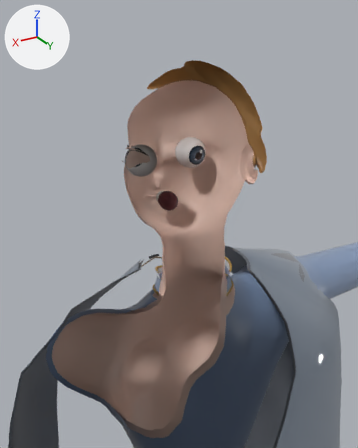
An edit to the Blender file characters/nesta/model/nesta.blend, drawn before and after from the same camera.
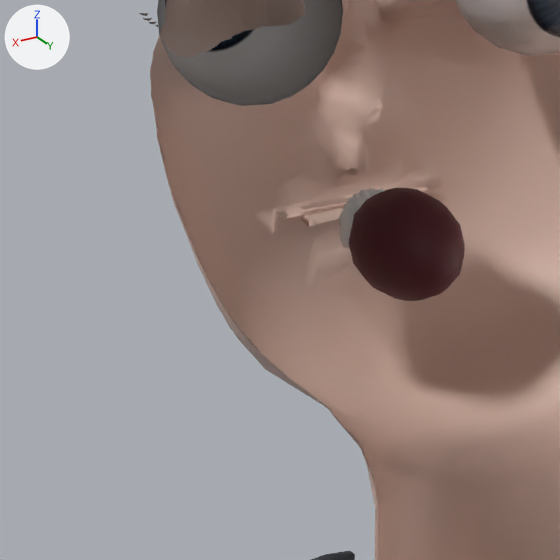
There are two pictures of each version: one from a 50 mm lens placed at (0.317, 0.504, 1.726), pointed at (-0.008, -0.039, 1.455), one close up on the part from 27% to 54% of the width and 35% to 57% of the height. Arrows for +X, +Y and +Z are at upper left; the lights stay in place. The first two pictures are the older version. Everything nearer to the camera than a plane just in front of the edit is cut away.

Before the edit, the objects in view are built like this:
```python
me_body_lod1_001 = bpy.data.meshes.new('Body_LOD1.001')
me_body_lod1_001.from_pydata(...)  # 3322 vertices, 6575 faces; spans x -0.82..0.82, y -0.16..0.11, z 0.0..1.7
me_body_lod1_001.polygons.foreach_set('use_smooth', [True] * 6575)
# faces by material slot: [1076, 580, 1723, 520, 1049, 1627]
me_body_lod1_001.materials.append(mat_torso)  # beige #ebcabc
me_body_lod1_001.materials.append(mat_arms)  # beige #ebcabc
me_body_lod1_001.materials.append(mat_legs)  # beige #ebcabc
me_body_lod1_001.materials.append(mat_feet)  # beige #ebcabc
me_body_lod1_001.materials.append(mat_hands)  # beige #ebcabc
me_body_lod1_001.materials.append(mat_head)  # beige #ebcabc
me_eyes = bpy.data.meshes.new('Eyes')
me_eyes.from_pydata(...)  # 628 vertices, 672 faces; spans x -0.0592..0.0592, y -0.0793..-0.0371, z 1.5267..1.5689
me_eyes.polygons.foreach_set('use_smooth', [True] * 672)
me_eyes.materials.append(mat_eye)  # picture img_eye_iris_png
me_mouth = bpy.data.meshes.new('Mouth')
me_mouth.from_pydata(...)  # 1170 vertices, 984 faces; spans x -0.013..0.013, y -0.0757..-0.0381, z 1.4727..1.4991
me_mouth.polygons.foreach_set('use_smooth', [True] * 984)
# faces by material slot: [112, 400, 72, 400]
me_mouth.materials.append(mat_mouth_inside)  # dark red #592430
me_mouth.materials.append(mat_teeth)  # white #fefdfa
me_mouth.materials.append(mat_tongue)  # pink #c46f7c
me_mouth.materials.append(mat_teeth)  # white #fefdfa
ob_body_lod1 = bpy.data.objects.new('Body_LOD1', me_body_lod1_001)
ob_body_lod1.location = (0.0, 0.0, 0.0)
ob_eyes = bpy.data.objects.new('Eyes', me_eyes)
ob_eyes.location = (0.0, 0.0, 0.0)
ob_mouth = bpy.data.objects.new('Mouth', me_mouth)
ob_mouth.location = (0.0, 0.0, 0.0)
# also in view: 'Body' at (0.0, -0.026, 0.848)
```
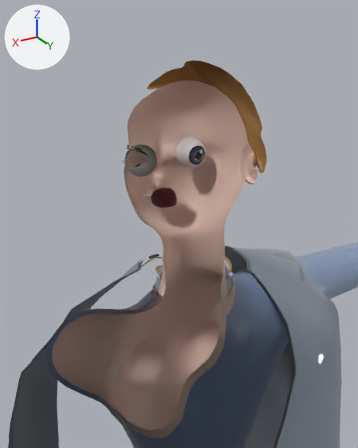
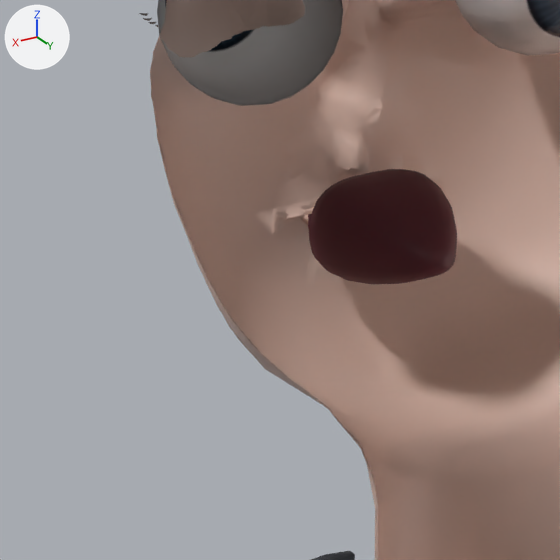
Where the change shows, as pixel boxes (x1, y1, x2, y2) in the close-ups (560 x 560 px; the box of a moved part takes in the faces that stretch with it):
'Mouth', reshaped (18% wider): before (339, 188, 465, 301); after (308, 169, 457, 284)
part 1 of me_mouth, moved or reshaped (not visible afterwards): before (367, 188, 377, 197)
part 2 of me_mouth, moved or reshaped (not visible afterwards): before (359, 189, 370, 201)
part 3 of me_mouth, moved or reshaped (not visible afterwards): before (353, 193, 365, 207)
part 4 of me_mouth, moved or reshaped (not visible afterwards): before (347, 197, 360, 211)
part 5 of me_mouth, moved or reshaped (not visible afterwards): before (342, 202, 356, 216)
part 6 of me_mouth, moved or reshaped (not visible afterwards): before (339, 208, 354, 232)
part 7 of me_mouth, moved or reshaped (not visible afterwards): before (340, 230, 350, 248)
part 8 of me_mouth, rebuilt (28% wider): before (349, 188, 465, 301); after (308, 169, 457, 284)

The change, as a diff of the scene's bpy script:
```diff
--- a/characters/nesta/model/nesta.blend.py
+++ b/characters/nesta/model/nesta.blend.py
@@ me_mouth @@
 # used by ob_mouth; location = (0.0, 0.0, 0.0)
-me_mouth.from_pydata(...)  # 1170 vertices, 984 faces; spans x -0.013..0.013, y -0.0757..-0.0381, z 1.4727..1.4991
+me_mouth.from_pydata(...)  # 1603 vertices, 1430 faces; spans x -0.0169..0.0169, y -0.0798..-0.0387, z 1.4742..1.4996
+# me_mouth part 1: the loose piece of 48 vertices spanning x -0.0028..0.0007, y -0.0757..-0.0713, z 1.486..1.4944 is moved by (0.0, 0.0035, 0.0)
+# me_mouth part 2: the loose piece of 48 vertices spanning x -0.0007..0.0028, y -0.0757..-0.0713, z 1.486..1.4944 is moved by (0.0, 0.0035, 0.0)
+# me_mouth part 3: the loose piece of 48 vertices spanning x 0.0015..0.005, y -0.075..-0.0706, z 1.486..1.4941 is moved by (0.0, 0.0034, 0.0)
+# me_mouth part 4: the loose piece of 48 vertices spanning x 0.0036..0.0071, y -0.0737..-0.0692, z 1.486..1.4938 is moved by (0.0, 0.003, 0.0)
+# me_mouth part 5: the loose piece of 48 vertices spanning x 0.0057..0.0092, y -0.0716..-0.0672, z 1.486..1.4935 is moved by (0.0, 0.0025, 0.0)
+# me_mouth part 6: the loose piece of 48 vertices spanning x 0.0079..0.0114, y -0.0689..-0.0644, z 1.486..1.4932 is moved by (0.0, 0.0018, 0.0)
+# me_mouth part 7: the loose piece of 48 vertices spanning x 0.0079..0.0114, y -0.0689..-0.0644, z 1.4829..1.489 is moved by (0.0, 0.0018, 0.0)
+# me_mouth part 8: the loose piece of 126 vertices spanning x -0.013..0.013, y -0.0714..-0.0381, z 1.4727..1.4991 is rebuilt with 559 vertices and now spans x -0.0169..0.0169, y -0.0798..-0.0387, z 1.4742..1.4996
+# other edits to the shape of me_mouth do not show in these pictures
 me_mouth.materials.append(mat_mouth_inside)
 me_mouth.materials.append(mat_teeth)
+me_mouth.materials.append(mat_teeth)
 me_mouth.materials.append(mat_tongue)
-me_mouth.materials.append(mat_teeth)
```
